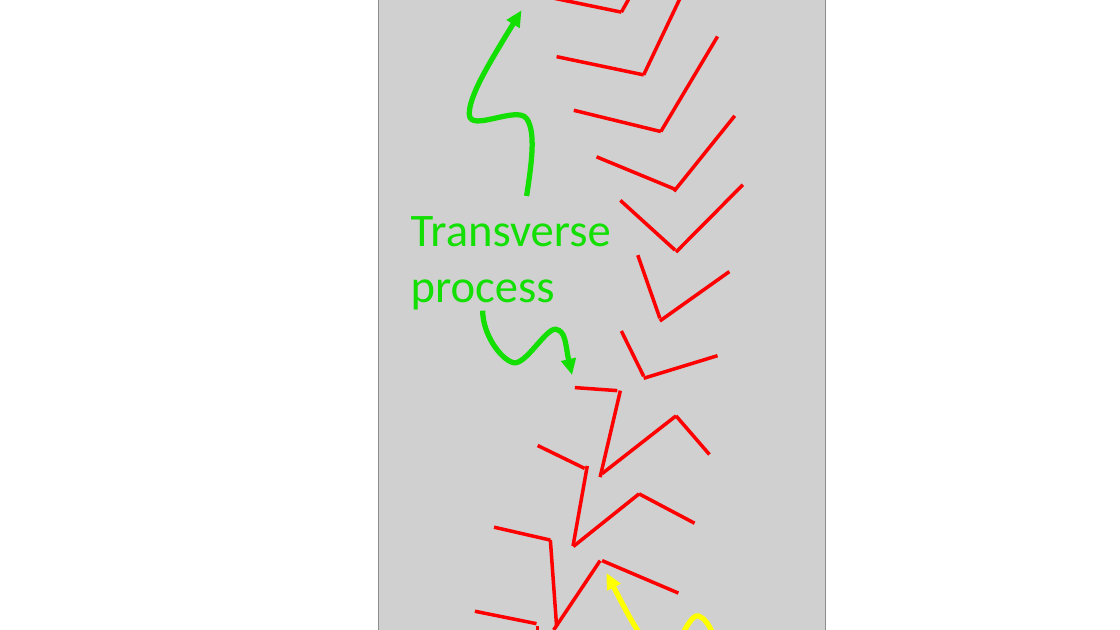
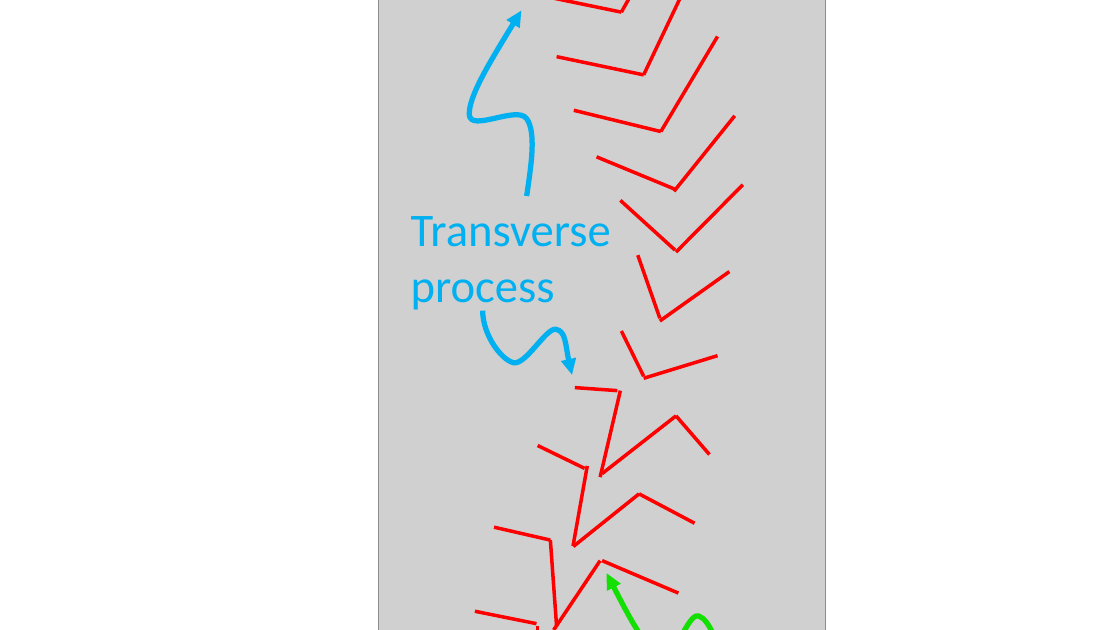
Before and after one commit to BenChurch/Fall2016, a slide deck: slide 6 of CISC897/FinalSurvey/Paper/Images/ImageGeneration.pptx. Drawn at 1120x630 pixels with LibreOffice and Linux fonts; fonts in the diff are those of the drawing; grey boxes stand for pictures. Boxes give left, top, right and bottom in pixels: in the first picture for what was removed or moved away, otherwise in the second. Text is boxed around its words. In the diff, an @@ line names an element or a change of style, - is before the commit and + after.

```diff
--- a/CISC897/FinalSurvey/Paper/Images/ImageGeneration.pptx
+++ b/CISC897/FinalSurvey/Paper/Images/ImageGeneration.pptx
@@ freeform shape at bbox=[470, 11, 533, 197]: outline #13DF03 4.5 pt to #00B0F0 4.5 pt @@
@@ text "Transverse process" at bbox=[411, 216, 611, 314]: text colour #13DF03 to #00B0F0 @@
@@ freeform shape at bbox=[483, 311, 572, 375]: outline #13DF03 4.5 pt to #00B0F0 4.5 pt @@
@@ freeform shape at bbox=[607, 574, 728, 630]: outline #FFFF00 4.5 pt to #13DF03 4.5 pt @@
```
Also in this commit, not shown: 1 other slide changed, 7 other files.
